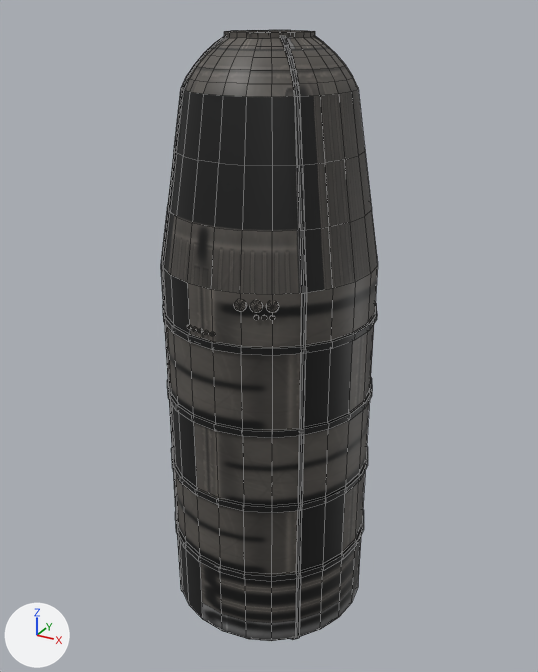
Two versions of the FBX model mek_fgb/giant_tank.fbx, one commit apart.
Before and after are seen from a 50 mm lens placed at (4.0, -7.28, 4.01), pointed at (-0.07, 0.12, 0.31). Arrows for +X, +Y and +Z are at lower left; the lights stay in place. Mesh edges are drawn as thin lines. Where no turn or scale is listed for an object, it has been applied to the vertices.
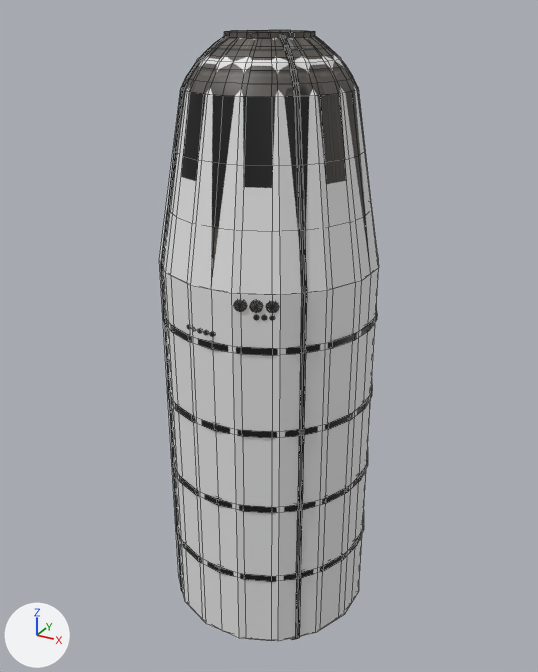
The change, as a diff of the scene's bpy script:
```diff
--- a/mek_fgb/giant_tank.fbx.py
+++ b/mek_fgb/giant_tank.fbx.py
@@ me_cylinder_001 @@
+me_cylinder_001.from_pydata(...)  # 112 vertices, 98 faces; spans x -1.25..1.25, y -1.25..1.25, z -3.75..3.75
@@ ob_c_1 @@
+ob_c_1 = bpy.data.objects.new('c_1', me_cylinder_001)
+ob_c_1.location = (0.0, 0.0, 0.0)
```

Location of each change, (x1, y1, x2, y2) in pixels of the pictures (538 x 672 px):
'c_1', added
    after: (159, 37, 379, 642)
'mesh', unchanged, covered by the edit
    before: (161, 30, 378, 641)
    after: (161, 30, 377, 640)
